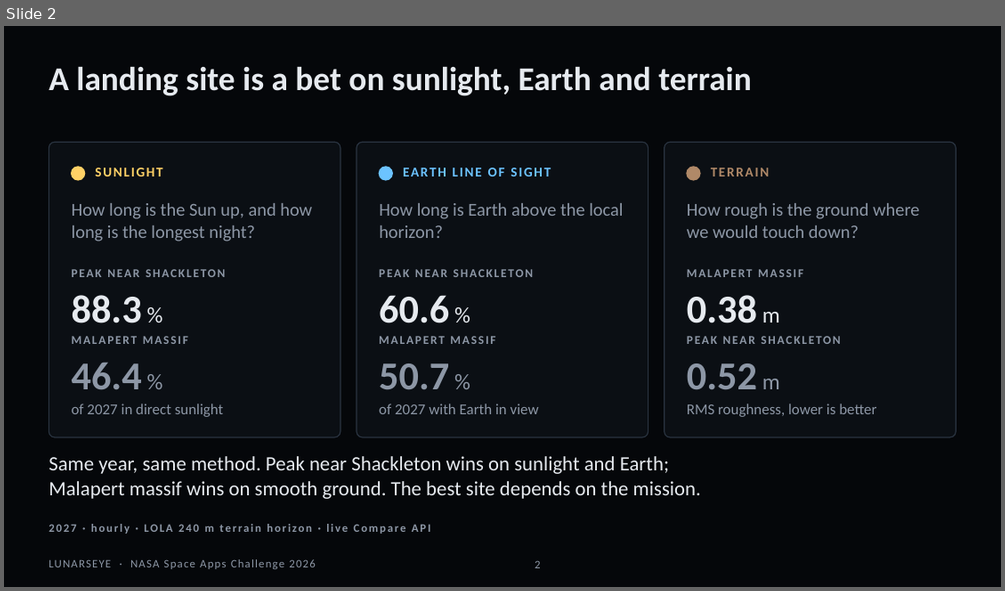
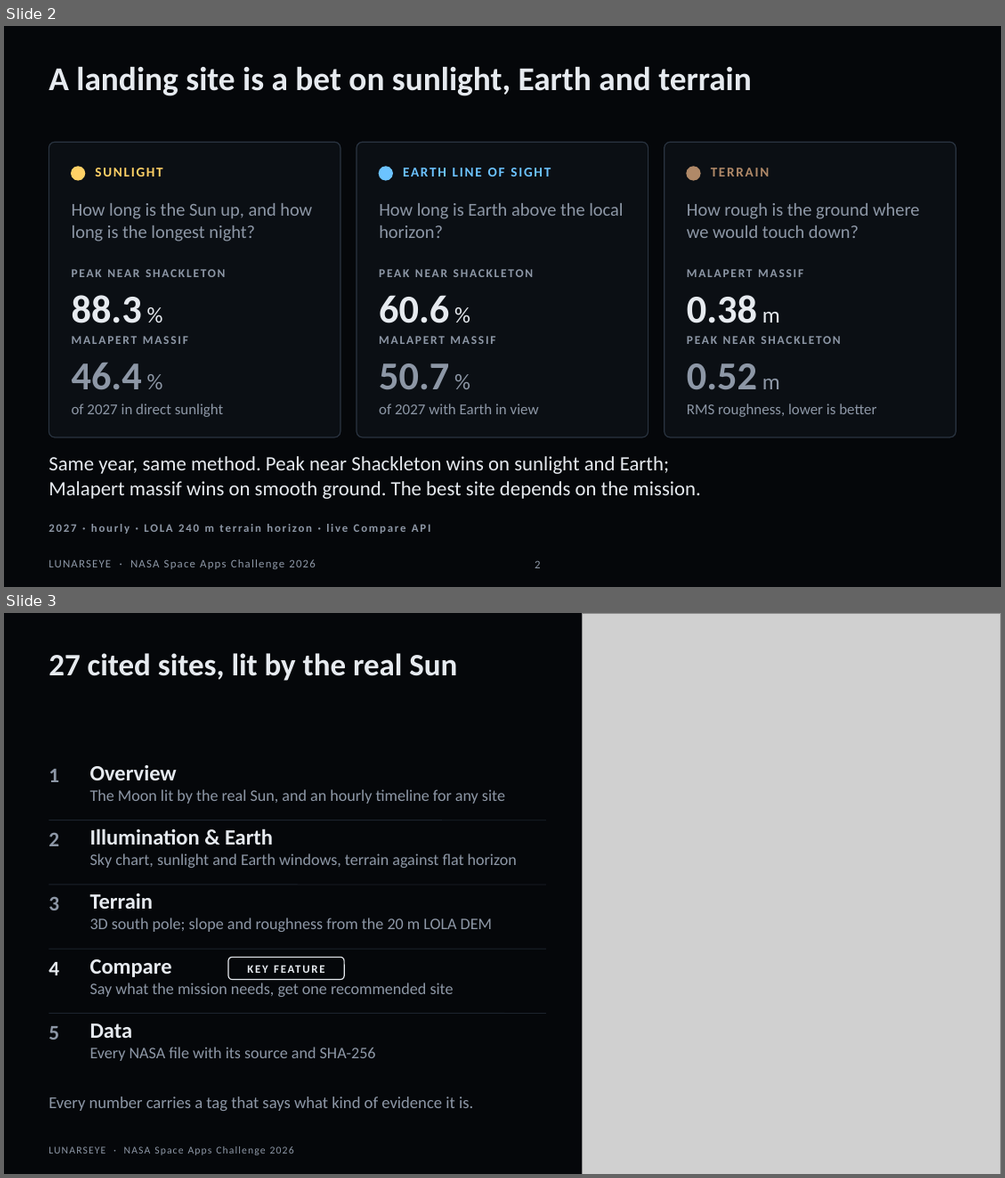
Before and after one commit to 5764678/LUNARSEYE, a slide deck: submission/build/out/LUNARSEYE_deck_raw.pptx. Shown one above the other, each under a label of ours: slide 2 before the commit, slides 2 and 3 after it. The pictures are 1005x591 and 1005x1178 pixels, drawn with LibreOffice and Linux fonts; fonts in the diff are those of the drawing; grey boxes stand for pictures. Boxes give left, top, right and bottom in pixels: in the first picture for what was removed or moved away, otherwise in the second. Text is boxed around its words. In the diff, an @@ line names an element or a change of style, - is before the commit and + after.

```diff
--- a/submission/build/out/LUNARSEYE_deck_raw.pptx
+++ b/submission/build/out/LUNARSEYE_deck_raw.pptx
@@ slide 3 added at (4,613,1001,1174), background #05070A @@
@@ picture added at (582,613,1001,1174) @@
@@ title added at (48,653,457,681), 30 pt, text #E6EAEF, bold @@
+27 cited sites, lit by the real Sun
@@ text added at (48,769,59,782), 20 pt, text #8D97A6, bold @@
+1
@@ text added at (90,765,505,803), 15.5 pt, text #8D97A6 @@
+Overview
+The Moon lit by the real Sun, and an hourly timeline for any site
@@ line added from (48, 820) to (546, 820), #1C232D 0.75 pt @@
@@ text added at (48,832,59,846), 20 pt, text #8D97A6, bold @@
+2
@@ text added at (90,828,517,868), 15.5 pt, text #8D97A6 @@
+Illumination & Earth
+Sky chart, sunlight and Earth windows, terrain against flat horizon
@@ line added from (48, 884) to (546, 884), #1C232D 0.75 pt @@
@@ text added at (48,896,59,910), 20 pt, text #8D97A6, bold @@
+3
@@ text added at (90,893,492,932), 15.5 pt, text #8D97A6 @@
+Terrain
+3D south pole; slope and roughness from the 20 m LOLA DEM
@@ line added from (48, 949) to (546, 949), #1C232D 0.75 pt @@
@@ text added at (90,959,453,997), 15.5 pt, text #8D97A6 @@
+Compare
+Say what the mission needs, get one recommended site
@@ rounded rectangle added at (228,957,344,980), outline #E6EAEF 1 pt, 11 pt, text #E6EAEF, bold @@
+KEY FEATURE
@@ text added at (48,962,59,975), 20 pt, text #E6EAEF, bold @@
+4
@@ line added from (48, 1013) to (546, 1013), #1C232D 0.75 pt @@
@@ text added at (48,1026,59,1039), 20 pt, text #8D97A6, bold @@
+5
@@ text added at (90,1023,376,1061), 15.5 pt, text #8D97A6 @@
+Data
+Every NASA file with its source and SHA-256
@@ text added at (48,1096,473,1111), 16 pt, text #8D97A6 @@
+Every number carries a tag that says what kind of evidence it is.
@@ text added at (48,1146,294,1155), 10 pt, text #8D97A6 @@
+LUNARSEYE · NASA Space Apps Challenge 2026
```
Also in this commit, not shown: 8 slides changed, 1 slide removed, 24 other files.
